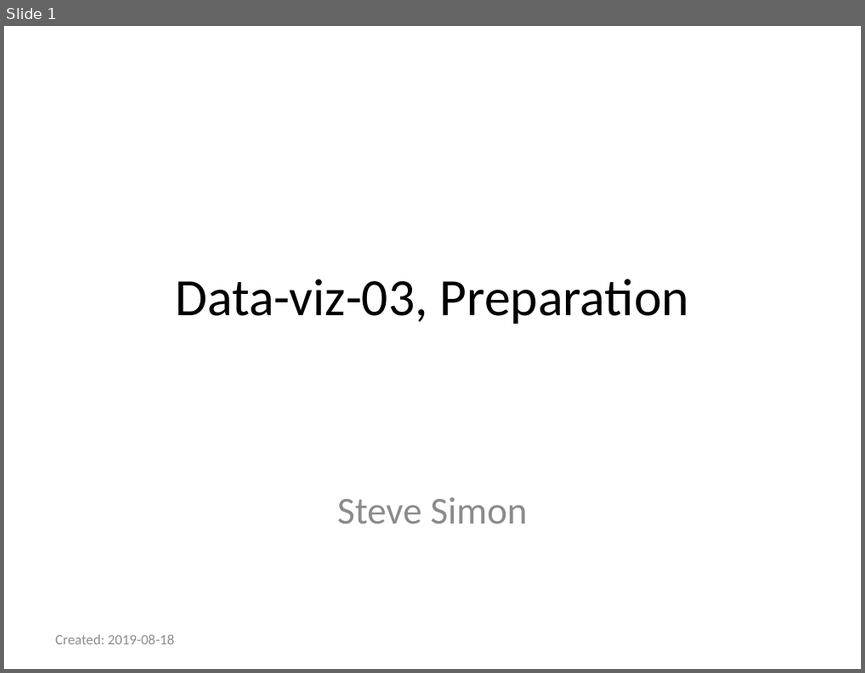
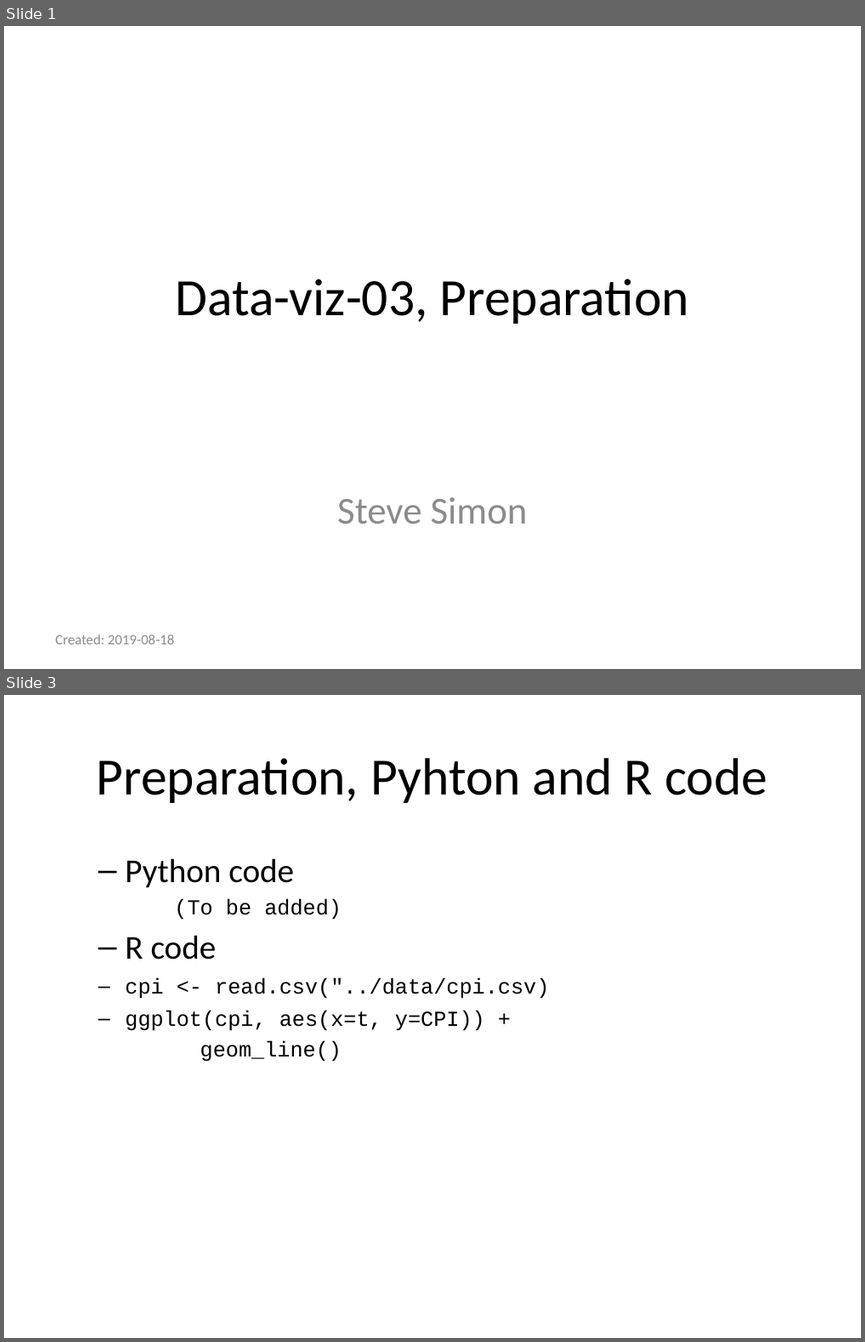
Before and after one commit to pmean/data-visualization, a slide deck: data-viz-03/component/preparation.pptx. Shown one above the other, each under a label of ours: slide 1 before the commit, slides 1 and 3 after it; the slides between them are not shown. The pictures are 865x673 and 865x1342 pixels, drawn with LibreOffice and Linux fonts; fonts in the diff are those of the drawing. Boxes give left, top, right and bottom in pixels: in the first picture for what was removed or moved away, otherwise in the second. Text is boxed around its words. In the diff, an @@ line names an element or a change of style, - is before the commit and + after.

```diff
--- a/data-viz-03/component/preparation.pptx
+++ b/data-viz-03/component/preparation.pptx
@@ slide 3 added at box(4, 695, 861, 1338), background #FFFFFF @@
@@ title added at box(97, 758, 767, 803), 44 pt, text #000000 @@
+Preparation, Pyhton and R code
@@ text added at box(125, 858, 549, 1061), 18 pt, text #000000 @@
+  – Python code
+(To be added)
+  – R code
+cpi <- read.csv("../data/cpi.csv)
+ggplot(cpi, aes(x=t, y=CPI)) +
+geom_line()
```
Also in this commit, not shown: 1 slide changed, 3 other slides added, 4 slides removed, 15 other files.
